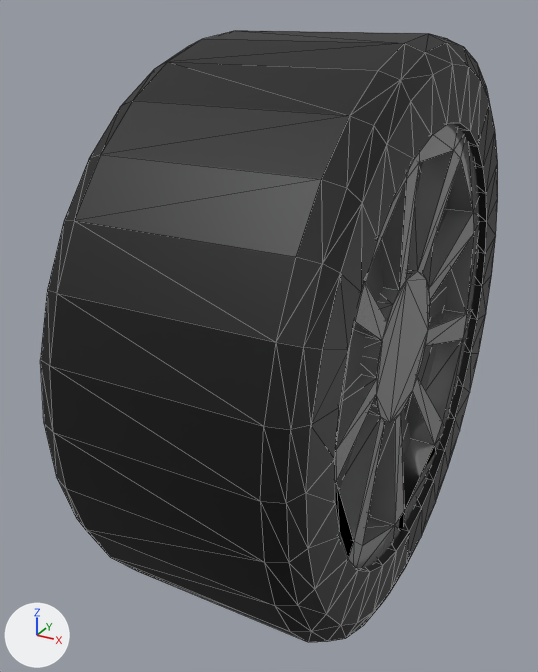
What one commit did to the OBJ model Resources/demo_car/front_right_tire.obj.
Camera for both pictures: a camera (50 mm lens) standing at (1.073, 0.561, 0.55) and looking at (0.678, 1.28, 0.191). Every picture has the same lights, and +X, +Y and +Z are marked at lower left. Mesh edges are drawn as thin lines. Where no turn or scale is listed for an object, it has been applied to the vertices.

Objects in the first picture: 's15-wheel.Ft.R'.
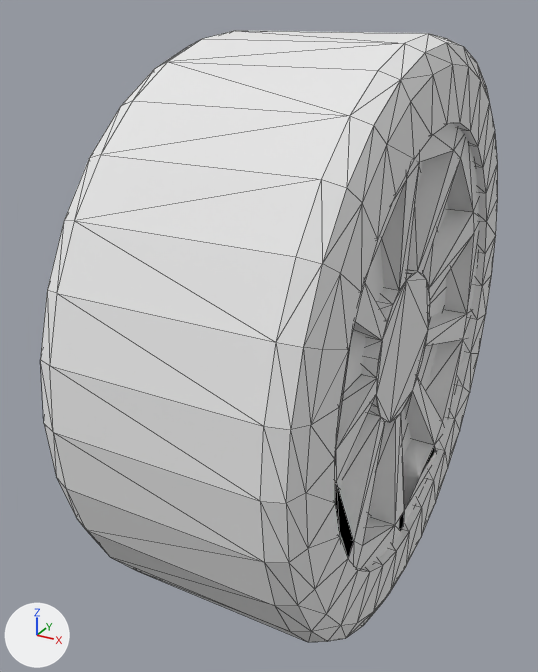
The newer file is also turned or shifted as a whole; pictures and numbers use the older file's frame.

Scene script edits in JSON lines:
```json
{"op": "add", "block": "mat_ban_001", "code": ["mat_ban_001 = principled_material('ban.001')", "mat_ban_001.base_color = (0.8, 0.8, 0.8)  # white #e7e7e7", "mat_ban_001.roughness = 1.0"]}
{"op": "add", "block": "mat_velg_001", "code": ["mat_velg_001 = principled_material('velg.001')", "mat_velg_001.base_color = (0.8, 0.8, 0.8)  # white #e7e7e7", "mat_velg_001.roughness = 1.0"]}
{"block": "me_s15_wheel_ft_r", "where": "me_s15_wheel_ft_r.from_pydata(...)  # 382 vertices, 792 faces; spans x 0.592..0.862, y 0.98..1.642, z -0.133..0.529"}
{"block": "me_s15_wheel_ft_r", "where": "# used by ob_s15_wheel_ft_r; location = (0.0, 0.0, 0.0)"}
{"block": "me_s15_wheel_ft_r", "change": "me_s15_wheel_ft_r part 1: all 508 faces that had it switch from mat_ban (black #000000) to mat_ban_001 (white #e7e7e7)"}
{"block": "me_s15_wheel_ft_r", "change": "me_s15_wheel_ft_r part 2: all 284 faces that had it switch from mat_velg (grey #a3a3a3) to mat_velg_001 (white #e7e7e7)"}
```

Where the change shows, as pixel boxes (x1, y1, x2, y2) in the pictures (538 x 672 px):
```json
{"part": 1, "of": "me_s15_wheel_ft_r", "change": "recoloured", "before": [41, 30, 498, 642], "after": [41, 30, 498, 642], "on screen": "black to white"}
{"part": 2, "of": "me_s15_wheel_ft_r", "change": "recoloured", "before": [335, 124, 479, 569], "after": [335, 124, 479, 569]}
```
